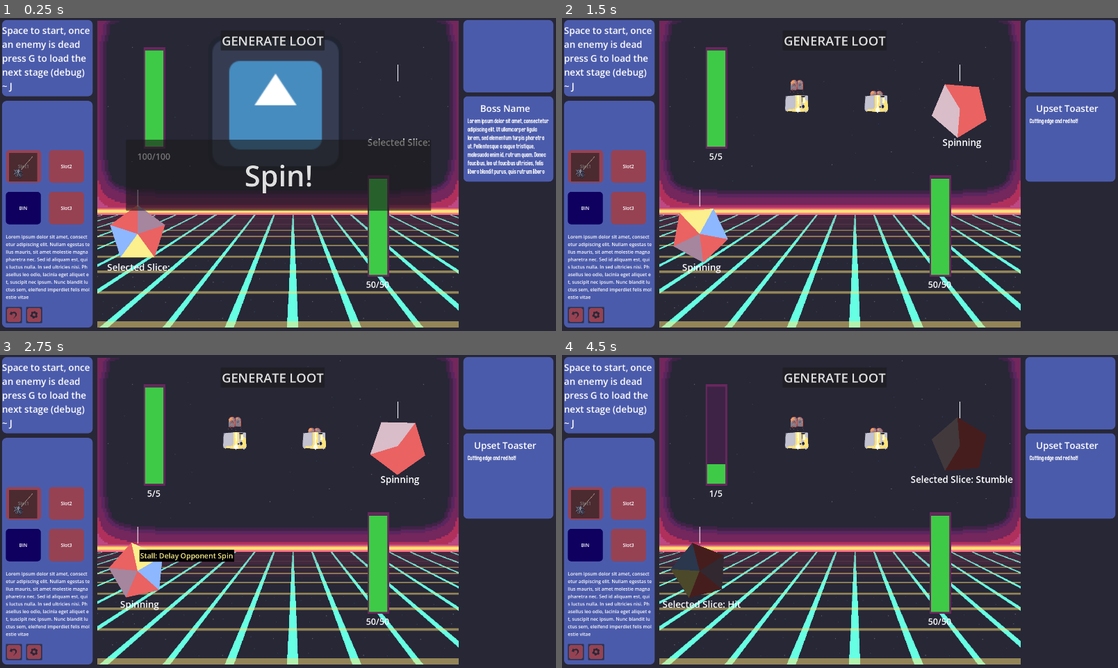
Above: before the commit, frames 1-4 (two rows, left to right).
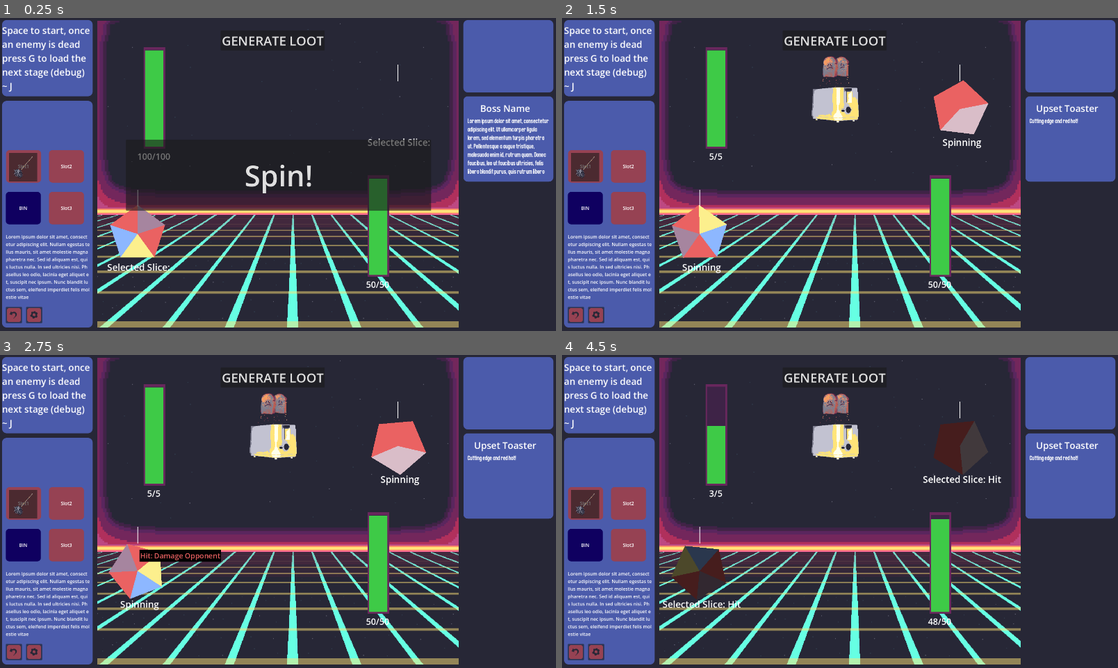
Above: after the commit, the same moments.

Repository: Dragos-F/spinner-autobattler
Game: Godot game, scene res://Scenes/MainScene.tscn
Two runs of this game, one before a commit and one after it. Both use one fixed random seed, a clock stepped at 60 frames per second and the inputs below. This scene is started directly instead of the project's main scene. The engine's default icon, where the game draws it, is replaced by a stand-in: a white triangle on a blue panel in a dark square.
Inputs (mouse positions are in pixels of both pictures, inside the frame that each line leads up to):
- Up to frame 1 (0.25 s): no input
- Up to frame 2 (1.5 s): click "Spin!" at 0.5 s; tap G at 1.25 s; drag from (962, 108) to (701, 233) at 1.27 s
- Up to frame 3 (2.75 s): tap G at 2 s; drag from (400, 445) to (139, 570) at 2.02 s
- Up to frame 4 (4.5 s): tap G at 2.75, 3.05, 4.25 s; move the mouse to (962, 445) at 2.77 s; hold D 2.78-3.5 s; tap Space at 2.85 s; click (962, 445) at 2.92 s; click (573, 652) at 3.5 s; drag from (962, 445) to (701, 570) at 4.27 s

The runs differ from the first frame. In frame 1, 7.0% of the frame differs, in the area x 38-61%, y 7-42%; in frame 2, 3.4%; in frame 3, 3.9%; in frame 4, 4.1%.

Commit message:
Toaster Sprite, mass-stun effect, Double-combat trigger fix

Diff:
--- a/Resources/Enemies/Christmas_DLC.tres
+++ b/Resources/Enemies/Christmas_DLC.tres
@@ -1,6 +1,7 @@
 [gd_resource type="Resource" script_class="Enemy" format=3 uid="uid://csiph2p1scuk2"]
 
 [ext_resource type="Script" uid="uid://bgfl1jrent3ce" path="res://Scripts/item_brain.gd" id="1_076hb"]
+[ext_resource type="Texture2D" uid="uid://bg1gb27de555h" path="res://VisualAssets/Enemies/ChristmasSpecial.png" id="1_cinwc"]
 [ext_resource type="Script" uid="uid://cy01mun5xvl48" path="res://Scripts/generic_slice.gd" id="2_lkwp8"]
 [ext_resource type="Resource" uid="uid://bwfmjjdlijcyo" path="res://Resources/Slices/Stun.tres" id="3_nvpl3"]
 [ext_resource type="Script" uid="uid://d3x3oteco8a5u" path="res://Scripts/enemy_template.gd" id="3_urjpv"]
@@ -20,4 +21,5 @@
 Items = Array[ExtResource("1_076hb")]([SubResource("Resource_u60kv")])
 Description = "If only we were given one more year..."
 Catchphrase = "..."
+Graphic = ExtResource("1_cinwc")
 metadata/_custom_type_script = "uid://d3x3oteco8a5u"
--- a/Resources/Enemies/Jeep.tres
+++ b/Resources/Enemies/Jeep.tres
@@ -11,8 +11,8 @@
 
 [sub_resource type="Resource" id="Resource_h2rbw"]
 script = ExtResource("2_l2c2l")
-cooldown = 8.0
-stats = Array[ExtResource("3_n3lp1")]([ExtResource("6_0se0s"), ExtResource("5_ybusi"), ExtResource("6_0se0s"), ExtResource("6_s1dla"), ExtResource("5_ybusi"), ExtResource("7_l2c2l"), ExtResource("5_ybusi")])
+cooldown = 6.0
+stats = Array[ExtResource("3_n3lp1")]([ExtResource("6_0se0s"), ExtResource("5_ybusi"), ExtResource("6_0se0s"), ExtResource("7_l2c2l"), ExtResource("5_ybusi"), ExtResource("6_s1dla"), ExtResource("7_l2c2l")])
 metadata/_custom_type_script = "uid://bgfl1jrent3ce"
 
 [resource]
--- a/Resources/Enemies/Regional_Spinoffs.tres
+++ b/Resources/Enemies/Regional_Spinoffs.tres
@@ -3,12 +3,15 @@
 [ext_resource type="Texture2D" uid="uid://c5qh15qf57yyc" path="res://VisualAssets/Enemies/LogoRomanian.png" id="1_ipudr"]
 [ext_resource type="Script" uid="uid://bgfl1jrent3ce" path="res://Scripts/item_brain.gd" id="1_owvhp"]
 [ext_resource type="Script" uid="uid://cy01mun5xvl48" path="res://Scripts/generic_slice.gd" id="2_qnc0k"]
+[ext_resource type="Resource" uid="uid://brede0qqo48qf" path="res://Resources/Slices/Hit.tres" id="4_vtnnr"]
+[ext_resource type="Resource" uid="uid://bgxmuxq8peoyk" path="res://Resources/Slices/Rush.tres" id="5_sndwu"]
+[ext_resource type="Resource" uid="uid://b2ie68edj5k4j" path="res://Resources/Slices/Stall.tres" id="6_gj26w"]
 [ext_resource type="Script" uid="uid://d3x3oteco8a5u" path="res://Scripts/enemy_template.gd" id="7_weo14"]
 
 [sub_resource type="Resource" id="Resource_u60kv"]
 script = ExtResource("1_owvhp")
 cooldown = 6.0
-stats = Array[ExtResource("2_qnc0k")]([null, null, null, null, null, null, null, null, null, null])
+stats = Array[ExtResource("2_qnc0k")]([ExtResource("4_vtnnr"), ExtResource("5_sndwu"), ExtResource("6_gj26w"), ExtResource("4_vtnnr"), ExtResource("4_vtnnr"), ExtResource("6_gj26w"), ExtResource("4_vtnnr"), ExtResource("4_vtnnr"), ExtResource("6_gj26w"), ExtResource("4_vtnnr")])
 metadata/_custom_type_script = "uid://bgfl1jrent3ce"
 
 [resource]
--- a/Resources/Enemies/Upset_Toaster.tres
+++ b/Resources/Enemies/Upset_Toaster.tres
@@ -1,6 +1,6 @@
 [gd_resource type="Resource" script_class="Enemy" format=3 uid="uid://ct4wnvkfo6ggj"]
 
-[ext_resource type="Texture2D" uid="uid://boe1as4keb24w" path="res://VisualAssets/Enemies/ToasterUpset-Sheet.png" id="1_8ohul"]
+[ext_resource type="Texture2D" uid="uid://bydhfek1n0mxo" path="res://VisualAssets/Enemies/AnimationFrames/ToasterUpset-Frames_1.png" id="1_8ohul"]
 [ext_resource type="Script" uid="uid://bgfl1jrent3ce" path="res://Scripts/item_brain.gd" id="2_jpvy0"]
 [ext_resource type="Resource" uid="uid://0jkeqedr6v7y" path="res://Resources/Items/EnemyItems/Toaster_item.tres" id="3_jpvy0"]
 [ext_resource type="Script" uid="uid://d3x3oteco8a5u" path="res://Scripts/enemy_template.gd" id="4_ymv3f"]
--- a/Resources/EnemyCollections/stage2_standard.tres
+++ b/Resources/EnemyCollections/stage2_standard.tres
@@ -1,13 +1,13 @@
-[gd_resource type="Resource" script_class="EnemyCollection" format=3 uid="uid://b5p7j5orme3r3"]
+[gd_resource type="Resource" script_class="EnemyCollection" format=3 uid="uid://ckhxg62ynqs6n"]
 
-[ext_resource type="Script" uid="uid://d3x3oteco8a5u" path="res://Scripts/enemy_template.gd" id="1_6apag"]
-[ext_resource type="Resource" uid="uid://bgeqirjdahrr3" path="res://Resources/Enemies/Competitive_Contestant.tres" id="2_6gc88"]
-[ext_resource type="Script" uid="uid://crtclueovnj4u" path="res://enemy_collection.gd" id="2_7d4g0"]
-[ext_resource type="Resource" uid="uid://cylejgl0jxxsu" path="res://Resources/Enemies/Confused_Contestant.tres" id="3_6cb3s"]
-[ext_resource type="Resource" uid="uid://0w3gns22rsuw" path="res://Resources/Enemies/Useless_Teammate.tres" id="4_7e88c"]
+[ext_resource type="Script" uid="uid://d3x3oteco8a5u" path="res://Scripts/enemy_template.gd" id="1_tybg3"]
+[ext_resource type="Resource" uid="uid://du6p6atctqhl6" path="res://Resources/Enemies/Golfcart.tres" id="2_s0731"]
+[ext_resource type="Resource" uid="uid://b10dnyx8xqf88" path="res://Resources/Enemies/Holiday.tres" id="3_tocam"]
+[ext_resource type="Resource" uid="uid://yn8uemnabg4x" path="res://Resources/Enemies/Gameboy.tres" id="4_bw0xo"]
+[ext_resource type="Script" uid="uid://crtclueovnj4u" path="res://enemy_collection.gd" id="5_kqnlw"]
 
 [resource]
-script = ExtResource("2_7d4g0")
-CollectionName = "Stage3 Standard"
-Contents = Array[ExtResource("1_6apag")]([ExtResource("2_6gc88"), ExtResource("3_6cb3s"), ExtResource("4_7e88c")])
+script = ExtResource("5_kqnlw")
+CollectionName = "Stage2 Standard"
+Contents = Array[ExtResource("1_tybg3")]([ExtResource("2_s0731"), ExtResource("3_tocam"), ExtResource("4_bw0xo")])
 metadata/_custom_type_script = "uid://crtclueovnj4u"
--- a/Resources/EnemyCollections/stage3_standard.tres
+++ b/Resources/EnemyCollections/stage3_standard.tres
@@ -1,13 +1,13 @@
-[gd_resource type="Resource" script_class="EnemyCollection" format=3 uid="uid://ckhxg62ynqs6n"]
+[gd_resource type="Resource" script_class="EnemyCollection" format=3 uid="uid://b5p7j5orme3r3"]
 
-[ext_resource type="Script" uid="uid://d3x3oteco8a5u" path="res://Scripts/enemy_template.gd" id="1_tybg3"]
-[ext_resource type="Resource" uid="uid://du6p6atctqhl6" path="res://Resources/Enemies/Golfcart.tres" id="2_s0731"]
-[ext_resource type="Resource" uid="uid://b10dnyx8xqf88" path="res://Resources/Enemies/Holiday.tres" id="3_tocam"]
-[ext_resource type="Resource" uid="uid://yn8uemnabg4x" path="res://Resources/Enemies/Gameboy.tres" id="4_bw0xo"]
-[ext_resource type="Script" uid="uid://crtclueovnj4u" path="res://enemy_collection.gd" id="5_kqnlw"]
+[ext_resource type="Script" uid="uid://d3x3oteco8a5u" path="res://Scripts/enemy_template.gd" id="1_6apag"]
+[ext_resource type="Resource" uid="uid://bgeqirjdahrr3" path="res://Resources/Enemies/Competitive_Contestant.tres" id="2_6gc88"]
+[ext_resource type="Script" uid="uid://crtclueovnj4u" path="res://enemy_collection.gd" id="2_7d4g0"]
+[ext_resource type="Resource" uid="uid://cylejgl0jxxsu" path="res://Resources/Enemies/Confused_Contestant.tres" id="3_6cb3s"]
+[ext_resource type="Resource" uid="uid://0w3gns22rsuw" path="res://Resources/Enemies/Useless_Teammate.tres" id="4_7e88c"]
 
 [resource]
-script = ExtResource("5_kqnlw")
-CollectionName = "Stage2 Standard"
-Contents = Array[ExtResource("1_tybg3")]([ExtResource("2_s0731"), ExtResource("3_tocam"), ExtResource("4_bw0xo")])
+script = ExtResource("2_7d4g0")
+CollectionName = "Stage3 Standard"
+Contents = Array[ExtResource("1_6apag")]([ExtResource("2_6gc88"), ExtResource("3_6cb3s"), ExtResource("4_7e88c")])
 metadata/_custom_type_script = "uid://crtclueovnj4u"
--- a/Scenes/MainScene.tscn
+++ b/Scenes/MainScene.tscn
@@ -10,11 +10,10 @@
 [ext_resource type="Resource" uid="uid://deh0c11rwg0p0" path="res://Resources/EnemyCollections/stage1_standard.tres" id="4_i0j58"]
 [ext_resource type="Script" uid="uid://1qjdfkp2kes2" path="res://combat_manager.gd" id="5_enc0b"]
 [ext_resource type="Resource" uid="uid://c1uy66okaf72m" path="res://Resources/EnemyCollections/stage1_boss.tres" id="5_p5ymy"]
-[ext_resource type="Resource" uid="uid://b5p7j5orme3r3" path="res://Resources/EnemyCollections/stage2_standard.tres" id="6_3va76"]
+[ext_resource type="Resource" uid="uid://b5p7j5orme3r3" path="res://Resources/EnemyCollections/stage3_standard.tres" id="6_3va76"]
 [ext_resource type="Resource" uid="uid://cdytic8ps8i7r" path="res://Resources/EnemyCollections/stage2_boss.tres" id="7_wmecs"]
-[ext_resource type="Texture2D" uid="uid://5j4kojdswfcv" path="res://icon.svg" id="7_xb4mg"]
 [ext_resource type="LabelSettings" uid="uid://0sftpb7dnv7v" path="res://VisualAssets/Fonts/new_label_settings.tres" id="8_5qxwa"]
-[ext_resource type="Resource" uid="uid://ckhxg62ynqs6n" path="res://Resources/EnemyCollections/stage3_standard.tres" id="8_dtg5n"]
+[ext_resource type="Resource" uid="uid://ckhxg62ynqs6n" path="res://Resources/EnemyCollections/stage2_standard.tres" id="8_dtg5n"]
 [ext_resource type="Shader" uid="uid://clnufak16mqyj" path="res://VisualAssets/CRTTest3.gdshader" id="9_0iob3"]
 [ext_resource type="Resource" uid="uid://bqaqkv4la53on" path="res://Resources/EnemyCollections/stage3_boss.tres" id="9_d0jji"]
 [ext_resource type="Script" uid="uid://beya8h2388uo2" path="res://Scripts/game_manager.gd" id="10_4b75m"]
@@ -216,8 +215,8 @@
 EnemyTitleText = NodePath("../UIParent/EnemyDescription/VBoxContainer/Control/Label")
 EnemyDescriptionText = NodePath("../UIParent/EnemyDescription/VBoxContainer/Control2/EnemyDescriptionText")
 EnemyHPSystem = NodePath("../EnemyWheelBundle/EnemyHealthDisplay")
-EnemyCollections = Array[ExtResource("12_xb4mg")]([ExtResource("4_i0j58"), ExtResource("5_p5ymy"), ExtResource("6_3va76"), ExtResource("7_wmecs"), ExtResource("8_dtg5n"), ExtResource("9_d0jji"), ExtResource("10_cotnl"), ExtResource("11_ypccg"), ExtResource("12_rmfi2"), ExtResource("13_sl126")])
-EnemyCollectionBounds = Array[Vector2]([Vector2(-1, 2), Vector2(3, 3), Vector2(4, 6), Vector2(7, 7), Vector2(8, 10), Vector2(11, 11), Vector2(12, 14), Vector2(15, 15), Vector2(16, 18), Vector2(19, 19)])
+EnemyCollections = Array[ExtResource("12_xb4mg")]([ExtResource("4_i0j58"), ExtResource("5_p5ymy"), ExtResource("8_dtg5n"), ExtResource("7_wmecs"), ExtResource("6_3va76"), ExtResource("9_d0jji"), ExtResource("10_cotnl"), ExtResource("11_ypccg"), ExtResource("12_rmfi2"), ExtResource("13_sl126")])
+EnemyCollectionBounds = Array[Vector2]([Vector2(0, 2), Vector2(3, 3), Vector2(4, 6), Vector2(7, 7), Vector2(8, 10), Vector2(11, 11), Vector2(12, 14), Vector2(15, 15), Vector2(16, 18), Vector2(19, 19)])
 PrimaryEnemyWheel = NodePath("../EnemyWheelBundle/SpinControl/Wheel")
 PrimaryEnemySpinner = NodePath("../EnemyWheelBundle/SpinControl")
 combatManager = NodePath("../CombatManager")
@@ -578,7 +577,6 @@
 scale = Vector2(0.44000077, 0.44000077)
 pivot_offset = Vector2(639, 508)
 mouse_filter = 2
-texture = ExtResource("7_xb4mg")
 stretch_mode = 5
 
 [node name="AnimationPlayer" type="AnimationPlayer" parent="UIParent/CenterPlayArea/EnemyImage" unique_id=2078219838]
--- a/Scripts/game_manager.gd
+++ b/Scripts/game_manager.gd
@@ -4,6 +4,7 @@
 @export var EnemyTitleText:Label
 @export var EnemyDescriptionText:Label
 @export var EnemyHPSystem:HealthEntity
+@export var AnimatedEnemyDisplay:AnimatedSprite2D
 
 @export var EnemyCollections:Array[EnemyCollection]
 @export var EnemyCollectionBounds:Array[Vector2]
@@ -46,16 +47,17 @@
 
 var currentEnemyIndex = -1
 func LoadNextEnemy():
-	print("trying LoadNextEnemy")
-	if currentEnemyIndex == -2:
-		LoadRandomEnemy()
-		return
+	print("trying LoadNextEnemy "+str(currentEnemyIndex+1))
 	currentEnemyIndex+=1
 	var currentcollection = EnemyCollections[ActiveEnemyCollection]
-	if len(currentcollection.Contents) <= currentEnemyIndex: # if there are not as many items as the desired index
+	if CountMatchesRange:
+		if len(currentcollection.Contents) <= currentEnemyIndex:
+			print("too few items in this collection, defaulting to random pick")
+			LoadRandomEnemy()
+		else:
+			LoadEnemy(currentcollection.Contents[currentEnemyIndex])
+	else:
 		LoadRandomEnemy()
-	else:
-		LoadEnemy(currentcollection.Contents[currentEnemyIndex])
 
 func LoadRandomEnemy():
 	print("loadrandomenemy")
@@ -100,16 +102,17 @@
 	print("Loot phase")
 	lootSystem.spawn_options()
 
-func DisplayReadyButton():
-	LoadNextEnemy()
-
 func BeginCombat():
 	progressButton.visible = false
 	if PreparedToStart:
 		PreparedToStart = false
 		GameStartProcedure()
+		return
 	print("begin combat")
 	PreparedToContinue = false
+	if PrimaryEnemySpinner.isSpinning:
+		print("enemy spinner is mid-reset")
+		await PrimaryEnemySpinner.spinInterruptComplete
 	PrimaryEnemySpinner.canBeStarted = true
 	PrimaryEnemySpinner.random_spin()
 	for spinnr in combatManager.PlayerSpinners:
@@ -133,6 +136,7 @@
 		print("player has been killed")
 		GameOverProcedure()
 	return
+var CountMatchesRange = false
 func UpdateCurrentEnemyCollection():
 	var collectionindex = 0 # Determine which set of enemies should be picked from next (Boss, new level etc.)
 	for er in EnemyCollectionBounds:
@@ -142,10 +146,10 @@
 				currentEnemyIndex = -1
 				var stagerange = er.y-er.x+1
 				print("comparing range of "+str(stagerange)+" to collection size "+str(len(EnemyCollections[ActiveEnemyCollection].Contents)))
-				var CountMatchesRange = len(EnemyCollections[ActiveEnemyCollection].Contents) == stagerange
+				CountMatchesRange = len(EnemyCollections[ActiveEnemyCollection].Contents) == stagerange
 				if CountMatchesRange: # If there is one enemy provided for each stage
 					print("Count matches Range "+str(stagerange))
-					currentEnemyIndex = -2
+					#currentEnemyIndex = -1
 			ActiveEnemyCollection = collectionindex
 			break
 		collectionindex+=1
@@ -158,13 +162,14 @@
 	EnterLootPhase()
 	await lootSystem.loot_ended
 
-	DisplayReadyButton()
+	#DisplayReadyButton()
 	PreparedToContinue = true
 	progressButton.visible = true
 	LoadNextEnemy()
 
 func GameStartProcedure():
 	print("Game Start!")
+	StageNumber = 0
 	UpdateCurrentEnemyCollection()
 	LoadNextEnemy()
 	BeginCombat()
--- a/Scripts/spin_control.gd
+++ b/Scripts/spin_control.gd
@@ -33,6 +33,9 @@
 		print("can't spin, no item assigned")
 		return
 	if !canBeStarted:
+		return
+	if isResetting:
+		print("called while resetting, so wait.")
 		return
 	#if !isSpinning:
 	#var colourtween = get_tree().create_tween()
@@ -84,17 +87,19 @@
 func InterruptSpin(): # Kill any spin that is underway, and maybe leave it alone if it is already resetting
 	print("interruptspin")
 	canBeStarted = false
-	isSpinning = false
 	if isResetting:
 		print("interrupting during reset")
 		await resetspinComplete
 		spinInterruptComplete.emit()
 	elif isSpinning:
+		print("spinning, but not resetting")
 		spintween.kill()
 		reset_spin()
 		await resettween.finished
 		spinInterruptComplete.emit()
 
+	isSpinning = false
+
 func AddExtraWait(extratime):
 	ExtraWaitTime+=extratime
 func SubtractWaitTime(time):
--- /dev/null
+++ b/VisualAssets/Animations/upset_toaster_anim.tres
@@ -0,0 +1,43 @@
+[gd_resource type="SpriteFrames" format=3 uid="uid://nd04i4ivyfm0"]
+
+[ext_resource type="Texture2D" uid="uid://boe1as4keb24w" path="res://VisualAssets/Enemies/ToasterUpset-Sheet.png" id="1_f6j8h"]
+
+[sub_resource type="AtlasTexture" id="AtlasTexture_5h47u"]
+atlas = ExtResource("1_f6j8h")
+region = Rect2(0, 0, 540, 400)
+
+[sub_resource type="AtlasTexture" id="AtlasTexture_ijyk8"]
+atlas = ExtResource("1_f6j8h")
+region = Rect2(540, 0, 540, 400)
+
+[resource]
+animations = [{
+"frames": [{
+"duration": 1.0,
+"texture": SubResource("AtlasTexture_5h47u")
+}, {
+"duration": 1.0,
+"texture": SubResource("AtlasTexture_5h47u")
+}, {
+"duration": 1.0,
+"texture": SubResource("AtlasTexture_ijyk8")
+}, {
+"duration": 1.0,
+"texture": SubResource("AtlasTexture_ijyk8")
+}, {
+"duration": 1.0,
+"texture": SubResource("AtlasTexture_ijyk8")
+}, {
+"duration": 1.0,
+"texture": SubResource("AtlasTexture_ijyk8")
+}, {
+"duration": 1.0,
+"texture": SubResource("AtlasTexture_ijyk8")
+}, {
+"duration": 1.0,
+"texture": SubResource("AtlasTexture_ijyk8")
+}],
+"loop": 1,
+"name": &"default",
+"speed": 5.0
+}]
--- a/combat_manager.gd
+++ b/combat_manager.gd
@@ -40,7 +40,8 @@
 		"Rush":
 			AccelerateFromSet(sourceWheels,slice.slice_type.modifier)
 		"Stun":
-			StunWheelInSet(targetWheels,slice.slice_type.power)
+			StunAllWheelsInSet(targetWheels,slice.slice_type.power)
+			#StunWheelInSet(targetWheels,slice.slice_type.power)
 	pass
 
 func listen_player_spinresult(slice:PresetSlice,source:String):
@@ -75,6 +76,12 @@
 	var randomwheel = activeWheelSet.pick_random()
 	randomwheel.wheel.DisableRandomSlices(count,10)
 
+func StunAllWheelsInSet(wheelSet:Array[Spinner],count:int):
+	for aw in wheelSet:
+		if aw.get_parent().visible and aw.canBeStarted:
+			print("wheel "+ str(aw) + " is visible and startable")
+			aw.wheel.DisableRandomSlices(count,10)
+
 
 func _on_heal_skip_pressed() -> void:
 	PlayerEntity.changehealth(100)
Binary file added: VisualAssets/Enemies/AnimationFrames/ToasterUpset-Frames_1.png
Not shown, added: VisualAssets/Enemies/AnimationFrames/ToasterUpset-Frames_1.png.import
Binary file added: VisualAssets/Enemies/AnimationFrames/ToasterUpset-Frames_2.png
Not shown, added: VisualAssets/Enemies/AnimationFrames/ToasterUpset-Frames_2.png.import
Binary file added: VisualAssets/Enemies/ToasterUpset-Frames.png
Not shown, added: VisualAssets/Enemies/ToasterUpset-Frames.png.import
